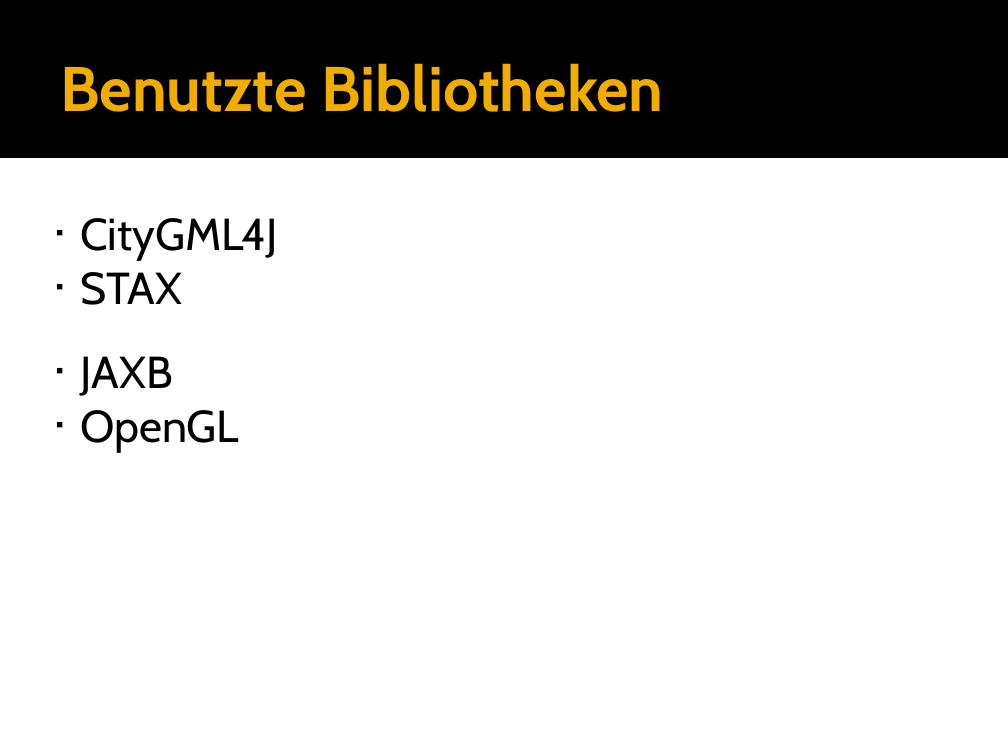
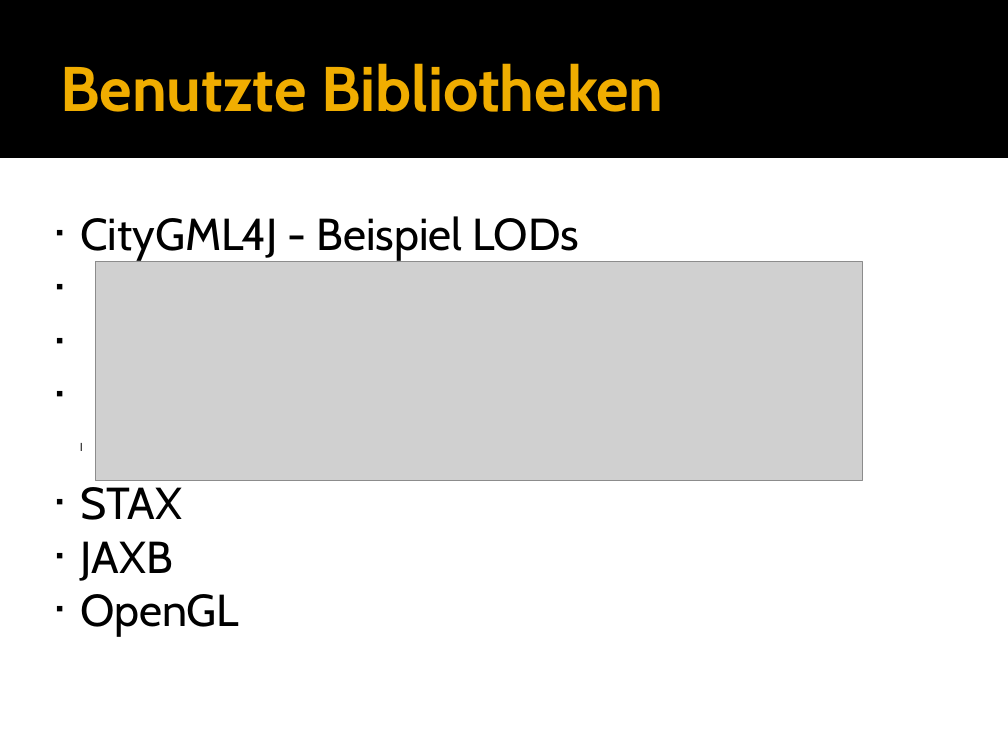
Before and after one commit to hft-swp/stuff, a slide deck: slide 3 of doku/Parser/Frank.pptx. Drawn at 1008x756 pixels with LibreOffice and Linux fonts; fonts in the diff are those of the drawing; grey boxes stand for pictures. Boxes give left, top, right and bottom in pixels: in the first picture for what was removed or moved away, otherwise in the second. Text is boxed around its words. In the diff, an @@ line names an element or a change of style, - is before the commit and + after.

```diff
--- a/doku/Parser/Frank.pptx
+++ b/doku/Parser/Frank.pptx
@@ text at bbox=[80, 216, 579, 260]: text changed @@
-■ CityGML4J
+■ CityGML4J - Beispiel LODs
@@ picture added at bbox=[96, 262, 862, 481] @@
```
Also in this commit, not shown: 7 other slides changed, 2 slides added, 1 slide removed, 1 other file.
